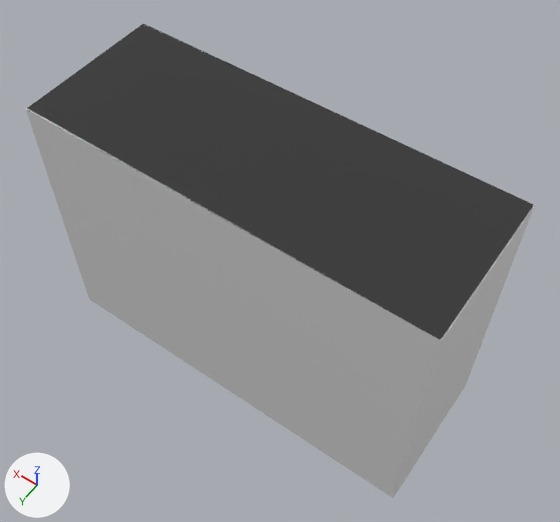
Before and after pictures for a commit that changed the Blender file tofu/Asset/Models/SimpleKitchen/simple.blend.
The view is the same before and after, from a camera (50 mm lens) standing at (-1.65, 2.2, 3.52) and looking at (-0.05, -0.04, 0.0). The axes (+X, +Y, +Z) are drawn at lower left. The lights are the same throughout. The picture after the commit comes second.

In view in the first picture: '3_primitive', 'COL'.
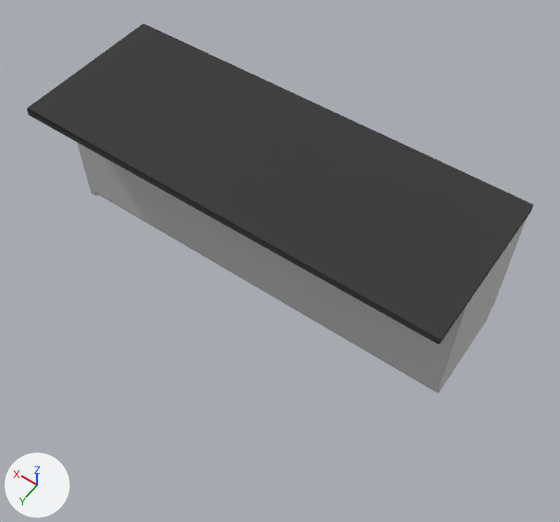
Boxes [x1, y1, x2, y2] around the edits, measured in the pictures (560 x 522 px):
'COL', hidden
    before: [26, 25, 534, 498]
'6_primitive', unchanged, uncovered by the edit
    after: [83, 146, 469, 391]
'5_primitive', unchanged, uncovered by the edit
    after: [98, 193, 527, 393]

Edits to the bpy script that builds the scene:
```text
Change ob_col:
    add ob_col.hide_set(True)
```
